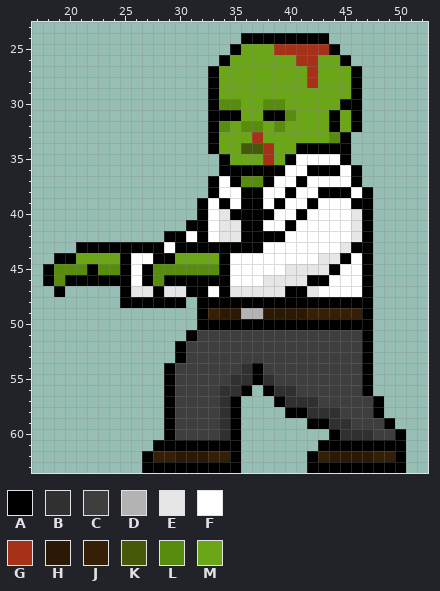
One commit to this pixel-art sprite: Zombi Slayers/Assets/Resources/Arts/Zombies/zombie_normal_animation_frames/zombie_normal_attack3.png. That is the earlier state.
The file is 256x256 pixels, drawn in blocks of 4x4; one block is one cell here. Shown: x 17..52, y 23..63.
Palette (. is transparent): A #000000  B #303030  C #3e3e3e  D #b3b3b3  E #e6e6e6  F #ffffff  G #a63119  H #2b1906  J #361f07  K #455909  L #588c0e  M #6ba619
The same view after the edit:
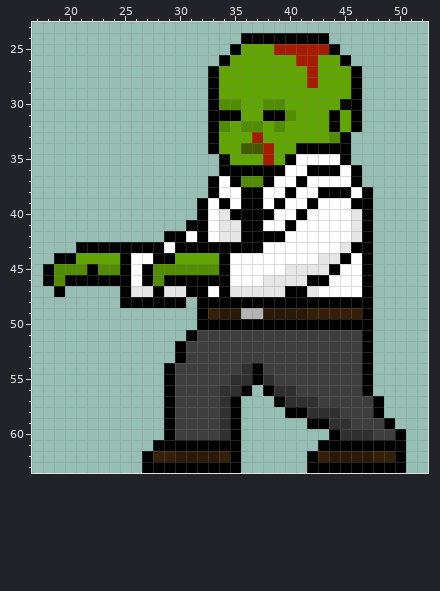
The exact change:
@@ palette @@
-G #a63119
+G #a61c00
-K #455909
+K #435900
-L #588c0e
+L #528c00
-M #6ba619
+M #61a600
@@ x 31..35 @@
 61 AAAAA
-62 HHJJA
+62 HHHJA
 63 AAAAA
